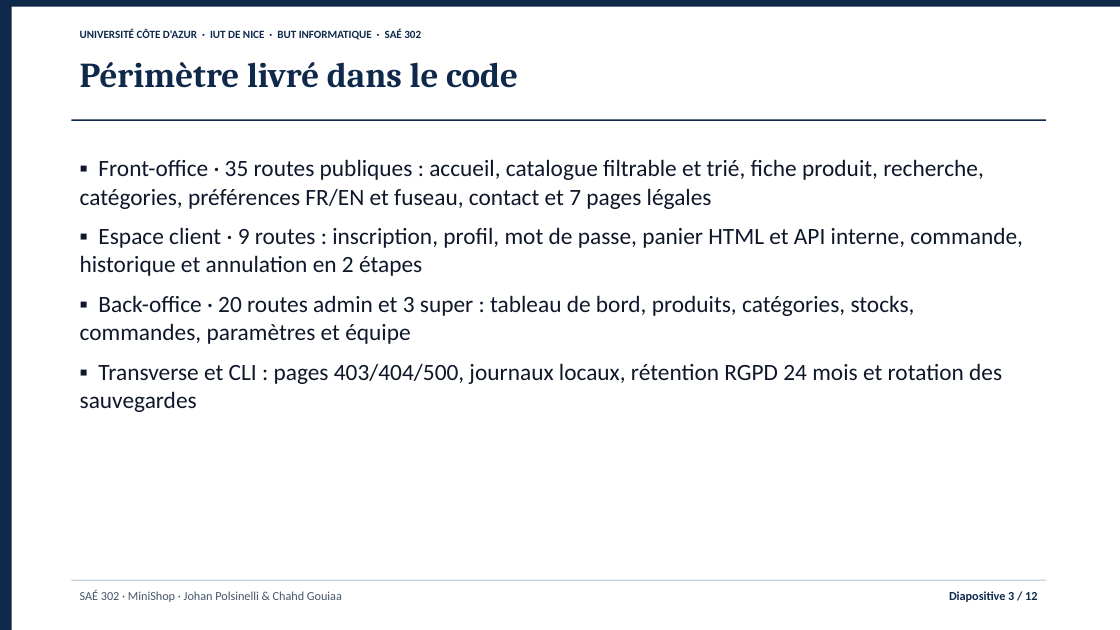
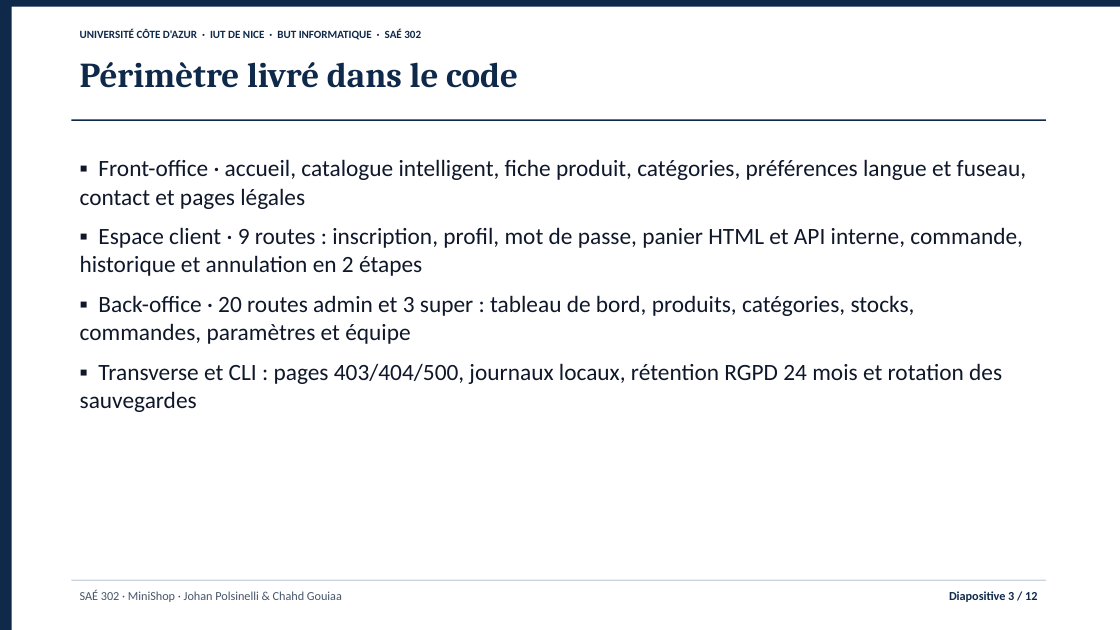
Before and after one commit to jojo8356/SAE-302, a slide deck: slide 3 of livrables/minishop-soutenance.pptx. Drawn at 1120x630 pixels with LibreOffice and Linux fonts; fonts in the diff are those of the drawing. Boxes give left, top, right and bottom in pixels: in the first picture for what was removed or moved away, otherwise in the second. Text is boxed around its words. In the diff, an @@ line names an element or a change of style, - is before the commit and + after.

```diff
--- a/livrables/minishop-soutenance.pptx
+++ b/livrables/minishop-soutenance.pptx
@@ text at (80,159,1026,209): text changed @@
-▪ Front-office · 35 routes publiques : accueil, catalogue filtrable et trié, fiche produit, recherche, catégories, préférences FR/EN et fuseau, contact et 7 pages légales
+▪ Front-office · accueil, catalogue intelligent, fiche produit, catégories, préférences langue et fuseau, contact et pages légales
```
Also in this commit, not shown: 4 other files.
